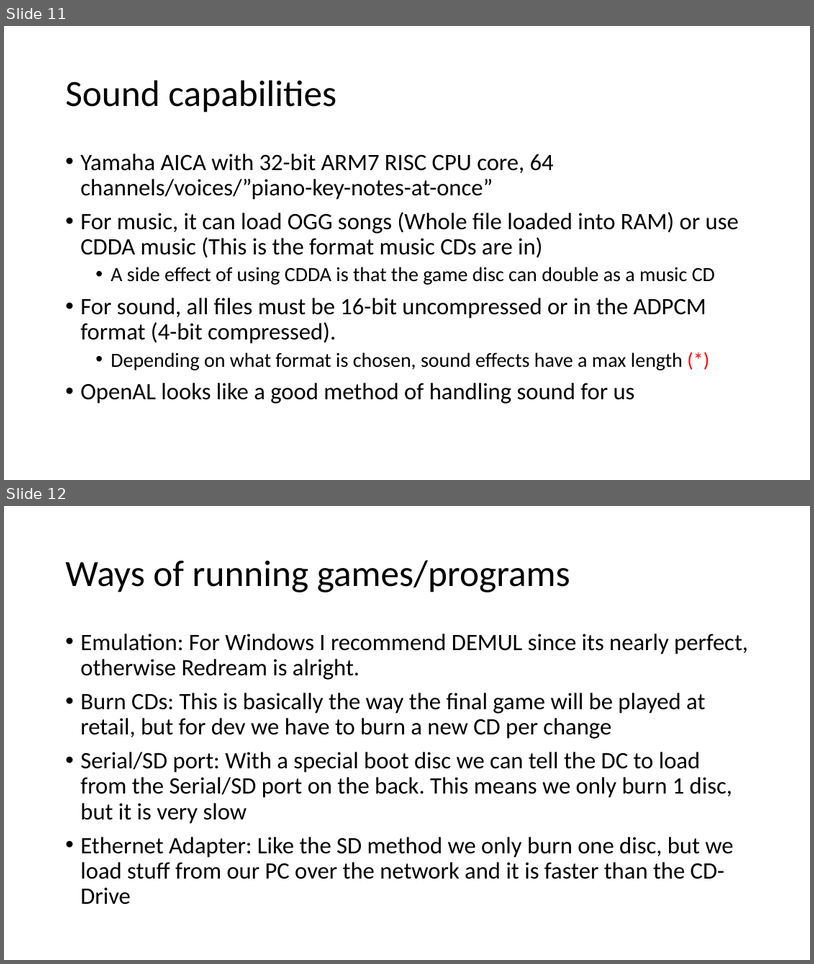
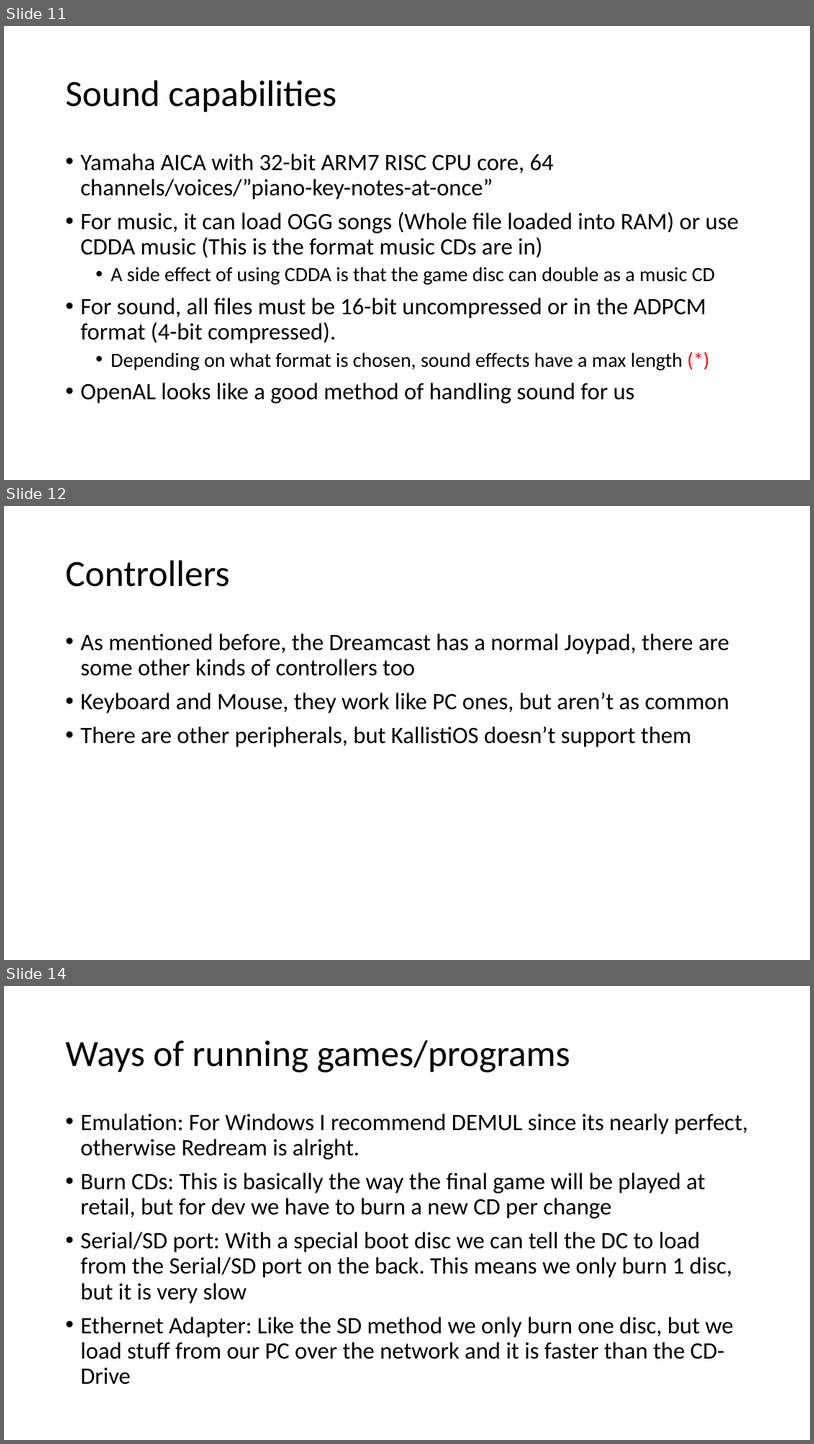
Before and after one commit to Protofall/Crayon-Game-Framework, a slide deck: Documentation/About-DC-and-Crayon.pptx. Shown one above the other, each under a label of ours: slides 11 and 12 before the commit, slides 11, 12 and 14 after it; the slides between them are not shown. The pictures are 814x964 and 814x1444 pixels, drawn with LibreOffice and Linux fonts; fonts in the diff are those of the drawing. Boxes give left, top, right and bottom in pixels: in the first picture for what was removed or moved away, otherwise in the second. Text is boxed around its words. In the diff, an @@ line names an element or a change of style, - is before the commit and + after.

```diff
--- a/Documentation/About-DC-and-Crayon.pptx
+++ b/Documentation/About-DC-and-Crayon.pptx
@@ slide 12 added at (x1=4, y1=506, x2=810, y2=960), background #FFFFFF @@
@@ title added at (x1=65, y1=560, x2=229, y2=587), 44 pt, text #000000 @@
+Controllers
@@ text added at (x1=80, y1=633, x2=730, y2=747), 28 pt, text #000000 @@
+• As mentioned before, the Dreamcast has a normal Joypad, there are some other kinds of controllers too
+• Keyboard and Mouse, they work like PC ones, but aren’t as common
+• There are other peripherals, but KallistiOS doesn’t support them
@@ what was slide 12 is now slide 14 @@
```
Also in this commit, not shown: 2 slides changed, 1 other slide added, 1 other file.
